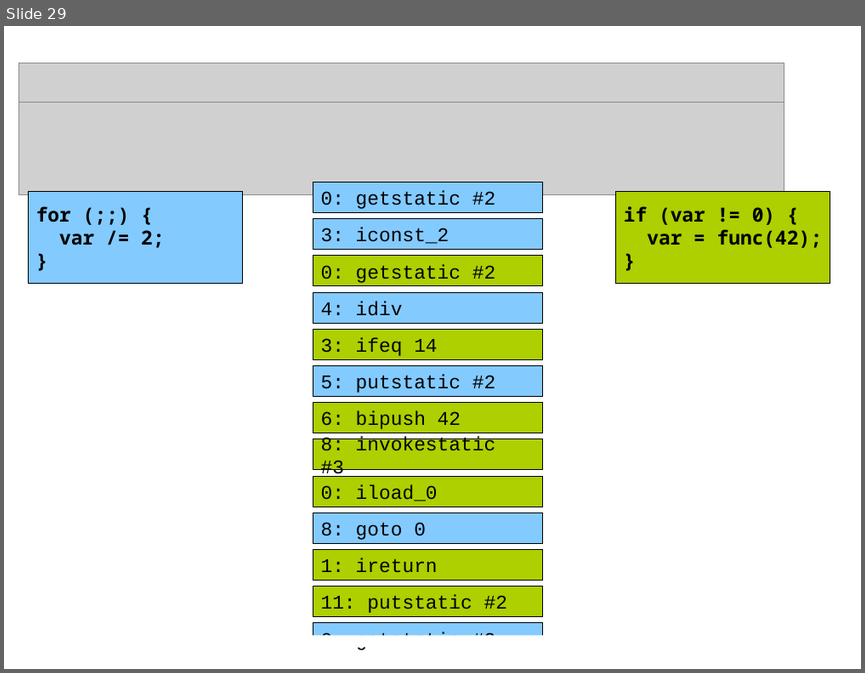
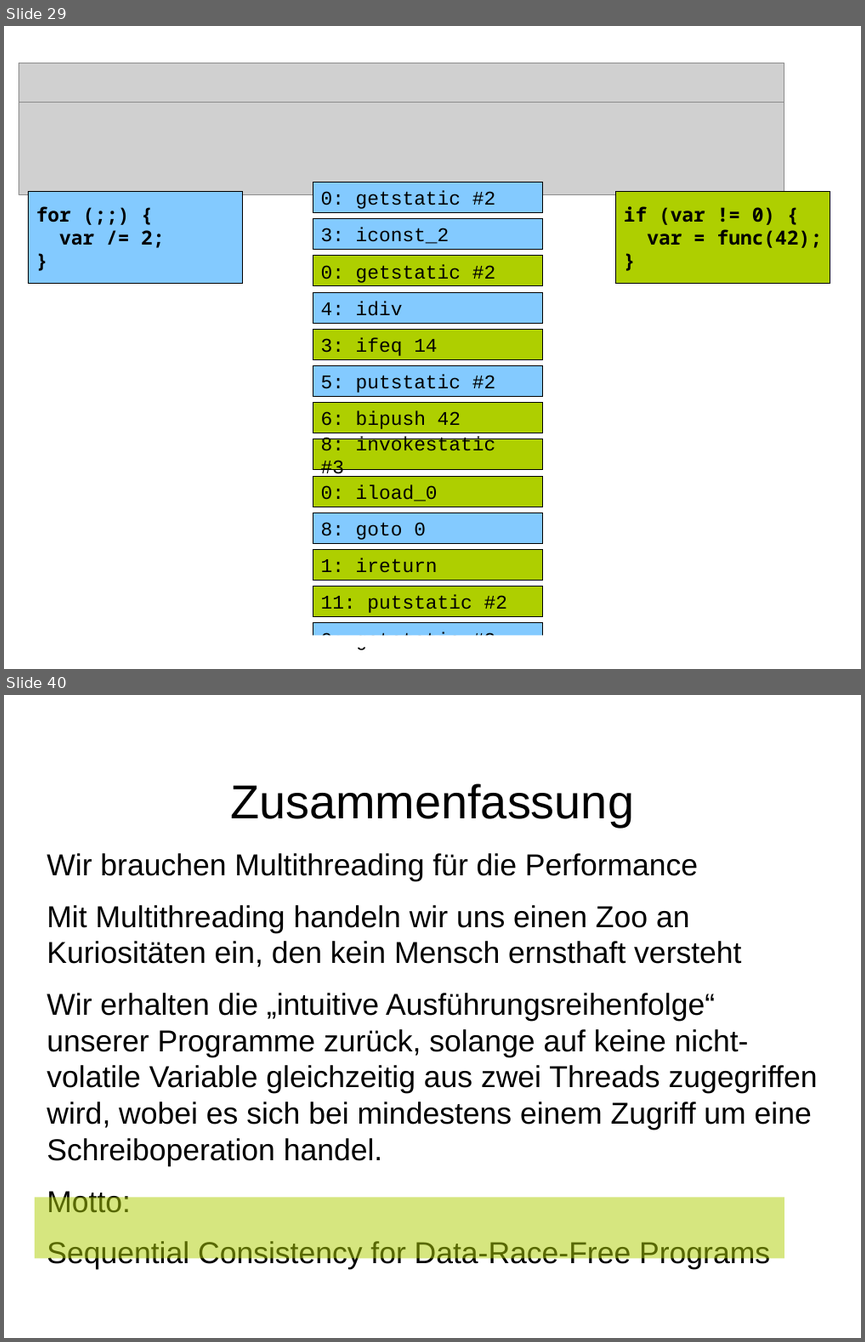
Before and after one commit to dlindner/vorlesung-se2-dhbw, a slide deck: added_2016/Java Memory Model.odp. Shown one above the other, each under a label of ours: slide 29 before the commit, slides 29 and 40 after it; the slides between them are not shown. The pictures are 865x673 and 865x1342 pixels, drawn with LibreOffice and Linux fonts; fonts in the diff are those of the drawing; grey boxes stand for pictures; background and template pictures are left out. Boxes give left, top, right and bottom in pixels: in the first picture for what was removed or moved away, otherwise in the second. Text is boxed around its words. In the diff, an @@ line names an element or a change of style, - is before the commit and + after.

```diff
--- a/added_2016/Java Memory Model.odp
+++ b/added_2016/Java Memory Model.odp
@@ slide 40 added at (x1=4, y1=695, x2=861, y2=1338), background picture (left out) @@
@@ title added at (x1=230, y1=783, x2=634, y2=827), 44 pt, text #000000 @@
+Zusammenfassung
@@ text added at (x1=46, y1=853, x2=817, y2=1270), 28 pt, text #000000 @@
+Wir brauchen Multithreading für die Performance
+Mit Multithreading handeln wir uns einen Zoo an Kuriositäten ein, den kein Mensch ernsthaft versteht
+Wir erhalten die „intuitive Ausführungsreihenfolge“ unserer Programme zurück, solange auf keine nicht-volatile Variable gleichzeitig aus zwei Threads zugegriffen wird, wobei es sich bei mindestens einem Zugriff um eine Schreiboperation handel.
+Motto:
+Sequential Consistency for Data-Race-Free Programs
@@ rectangle added at (x1=35, y1=1197, x2=784, y2=1259), fill #AECF00 at 50% opacity @@
```
Also in this commit, not shown: 2 slides changed, 15 other slides added, 8 slides removed.
